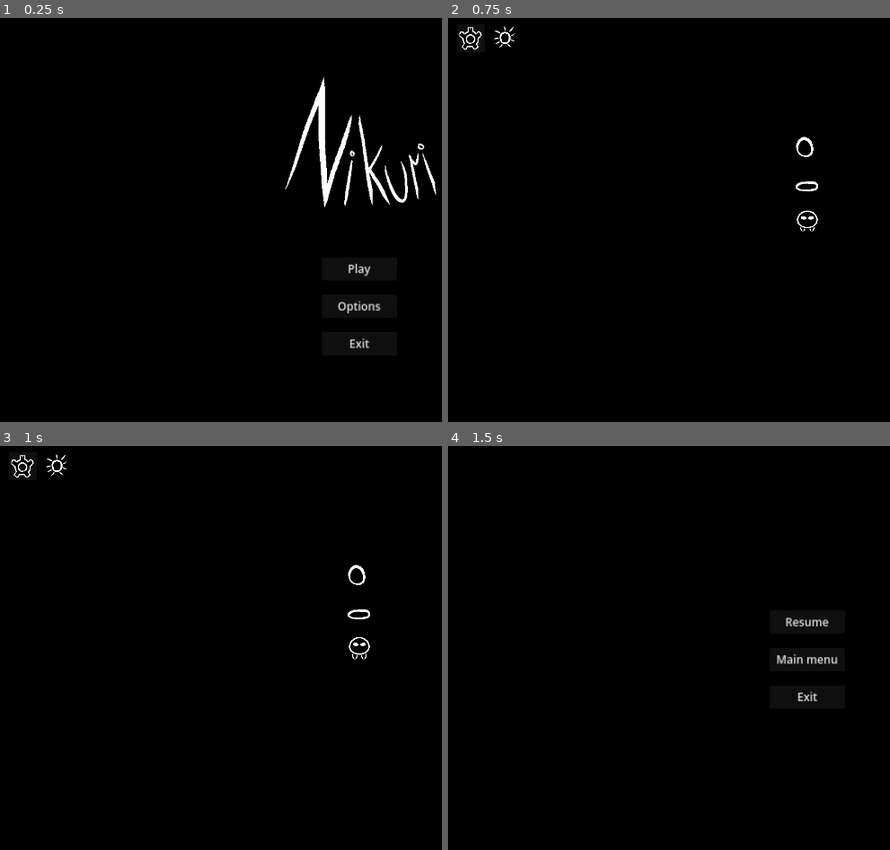
Above: before the commit, frames 1-4 (two rows, left to right).
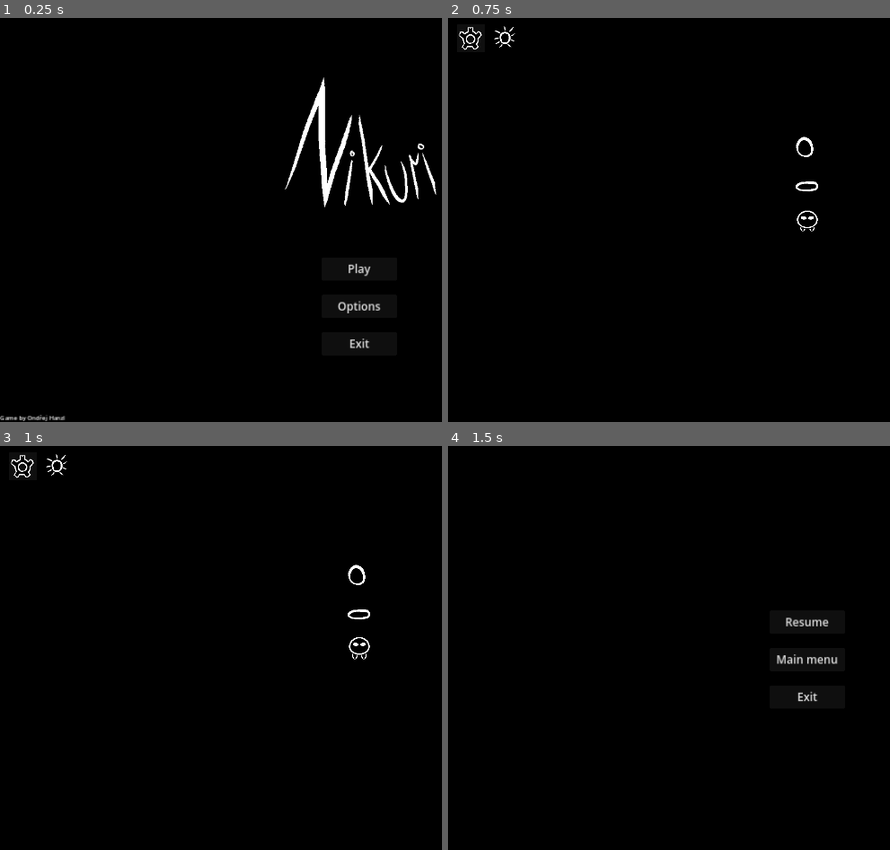
Above: after the commit, the same moments.

Repository: ondhan/nikuri
Game: Godot game, scene res://main_menu/main_menu.tscn
Two runs of this game, one before a commit and one after it. Both use one fixed random seed, a clock stepped at 60 frames per second and the inputs below.
Inputs (mouse positions are in pixels of both pictures, inside the frame that each line leads up to):
- Up to frame 1 (0.25 s): no input
- Up to frame 2 (0.75 s): click "Play" at 0.5 s
- Up to frame 3 (1 s): no input
- Up to frame 4 (1.5 s): click (470, 466) at 1.25 s

The runs differ from the first frame. In frame 1, 0.1% of the frame differs, in the area x 0-15%, y 98-100%; in frame 2, nothing differs; in frame 3, nothing differs; in frame 4, nothing differs.

Commit message:
Final final update
- added author text into the main menu

Diff:
--- a/main_menu/main_menu.tscn
+++ b/main_menu/main_menu.tscn
@@ -72,6 +72,13 @@
 text = "Exit"
 metadata/_edit_use_anchors_ = true
 
+[node name="AuthorLabel" type="Label" parent="."]
+offset_left = -960.0
+offset_top = 516.0
+offset_right = -786.0
+offset_bottom = 539.0
+text = "Game by Ondřej Hanzl"
+
 [connection signal="pressed" from="PlayButton" to="." method="_on_play_button_pressed"]
 [connection signal="pressed" from="OptionsButton" to="." method="_on_options_button_pressed"]
 [connection signal="pressed" from="ExitButton" to="." method="_on_exit_button_pressed"]
